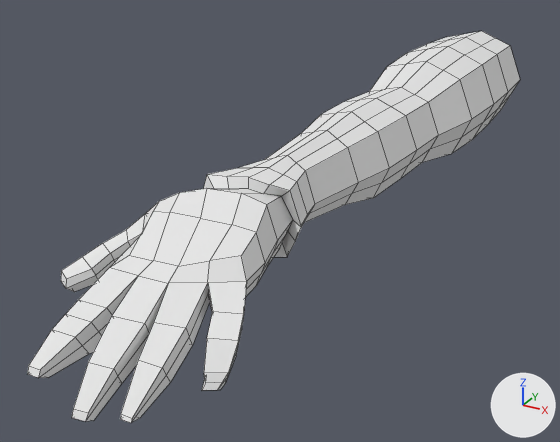
The FBX model Assets/Models/HG_Models/playerhand.fbx as it was, and as the next commit left it.
Before and after are seen from a 50 mm lens placed at (0.581, -1.33, 0.535), pointed at (-0.127, -0.043, -0.109). Lighting does not change. The marker at lower right points along +X, +Y and +Z. Mesh edges are drawn as thin lines. Vertices at the same position are counted once.
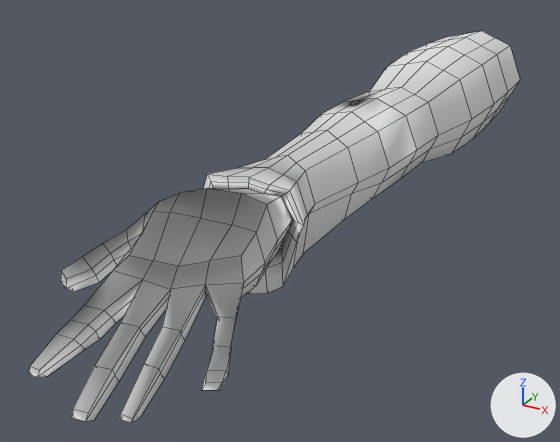
Location of each change, [x1, y1, x2, y2] in pixels of the pictures (560 x 442 px; the box of a moved part takes in the faces that stretch with it):
'Cube.009', reshaped: before [27, 31, 520, 423]; after [29, 31, 520, 423]
part 1 of me_cube_006, built on: before [203, 174, 381, 256]; after [203, 174, 381, 294]
part 2 of me_cube_006, moved or reshaped: before [29, 255, 247, 422]; after [31, 255, 244, 422]

What changed in the scene script:
```text
Change me_cube_006:
    used by ob_cube_009; location = (0.0, 0.0, 0.0)
    remove me_cube_006.from_pydata(...)  # 327 vertices, 320 faces; spans x -0.24..0.14, y -0.77..0.89, z -0.1..0.16
    add me_cube_006.from_pydata(...)  # 341 vertices, 334 faces; spans x -0.24..0.14, y -0.77..0.89, z -0.12..0.16
    me_cube_006 part 1
    18 faces are deleted
    8 vertices in x -0.09..0.03, y -0.27..-0.21, z -0.03..-0.01 move by (0.0, 0.0, -0.06)
    6 vertices in x -0.07..0.04, y -0.33..-0.05, z -0.04..-0.02 move by (0.0, 0.0, -0.03)
    6 vertices move from x -0.11..0.04, y -0.33..-0.27, z -0.04..-0.03 to x -0.1..0.02, y -0.34..-0.27, z -0.12..-0.05
    14 vertices are added at x -0.11..0.05, y -0.33..-0.27, z -0.11..0.09
    32 new faces join them
    me_cube_006 part 2
    6 vertices in x -0.11..0.08, y -0.67..-0.58, z -0.01..0.03 move by (0.01, 0.0, -0.01)
    6 vertices in x -0.07..0.05, y -0.68..-0.53, z -0.05..-0.02 move by (-0.01, 0.0, 0.01)
    5 vertices in x -0.04..0.07, y -0.67..-0.57, z -0.05..-0.02 move by (0.01, 0.0, 0.01)
    5 vertices in x -0.04..0.08, y -0.71..-0.57, z -0.06..-0.01 move by (0.01, 0.0, 0.0)
    4 vertices in x 0.05..0.11, y -0.66..-0.56, z -0.06..-0.01 move by (-0.01, -0.01, 0.0)
    3 vertices in x -0.11..0.07, y -0.7..-0.58, z -0.01..0.01 move by (0.0, 0.0, -0.01)
    22 vertices move from x -0.1..0.12, y -0.7..-0.54, z -0.06..0.03 to x -0.1..0.11, y -0.71..-0.54, z -0.05..0.02
    me_cube_006 part 3: the surface is now shaded smooth
```
